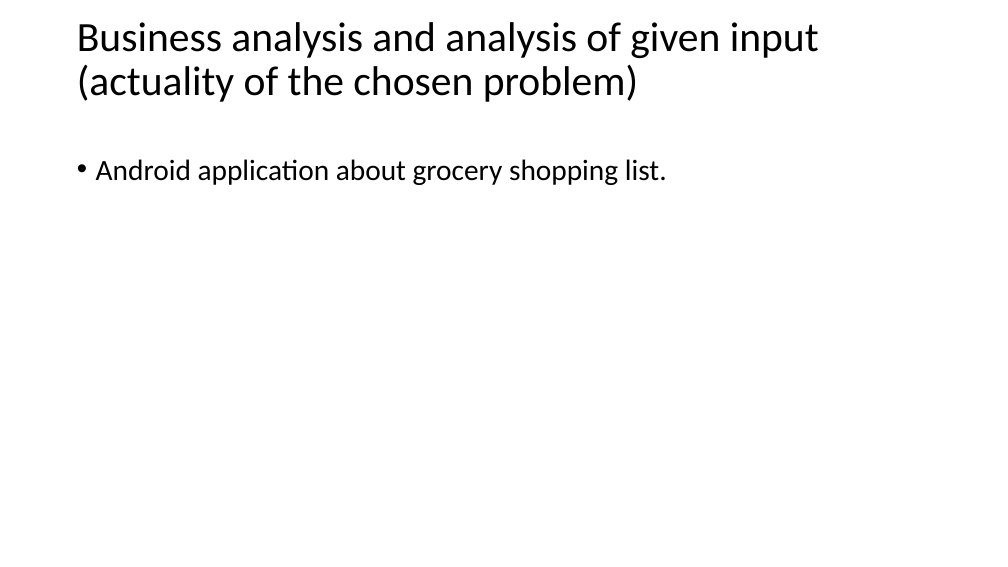
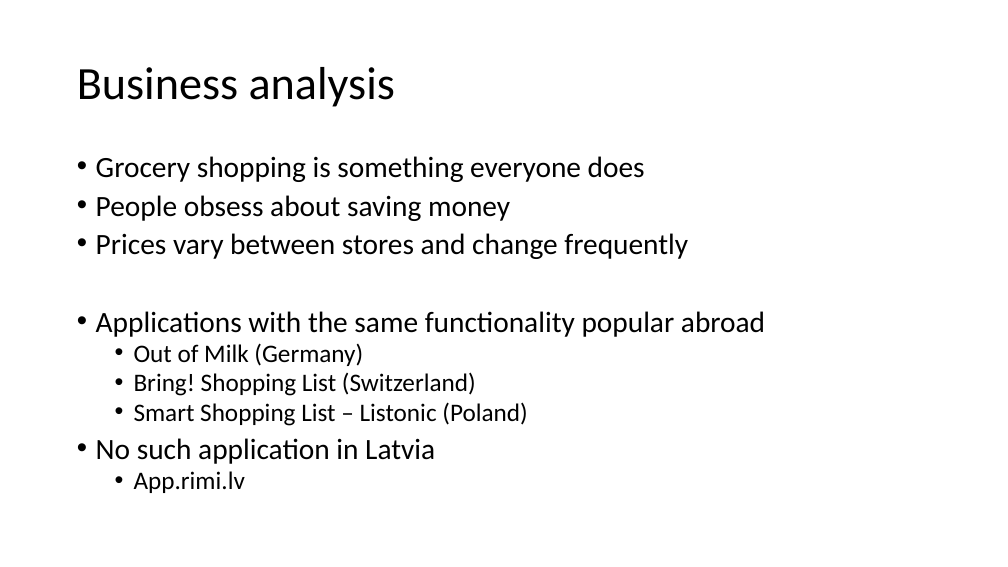
Before and after one commit to bricht/piens-un-maize, a slide deck: slide 2 of presentation/MilknBread.pptx. Drawn at 1008x567 pixels with LibreOffice and Linux fonts; fonts in the diff are those of the drawing. Boxes give left, top, right and bottom in pixels: in the first picture for what was removed or moved away, otherwise in the second. Text is boxed around its words. In the diff, an @@ line names an element or a change of style, - is before the commit and + after.

```diff
--- a/presentation/MilknBread.pptx
+++ b/presentation/MilknBread.pptx
@@ title at (77,67,395,107): text changed; size 39.6 to 44 pt @@
-Business analysis and analysis of given input (actuality of the chosen problem)
+Business analysis
@@ text at (96,156,765,493): text changed @@
-• Android application about grocery shopping list.
+• Grocery shopping is something everyone does
+• People obsess about saving money
+• Prices vary between stores and change frequently
+• Applications with the same functionality popular abroad
+  • Out of Milk (Germany)
+  • Bring! Shopping List (Switzerland)
+  • Smart Shopping List – Listonic (Poland)
+• No such application in Latvia
+  • App.rimi.lv
```
Also in this commit, not shown: 3 other slides changed.
